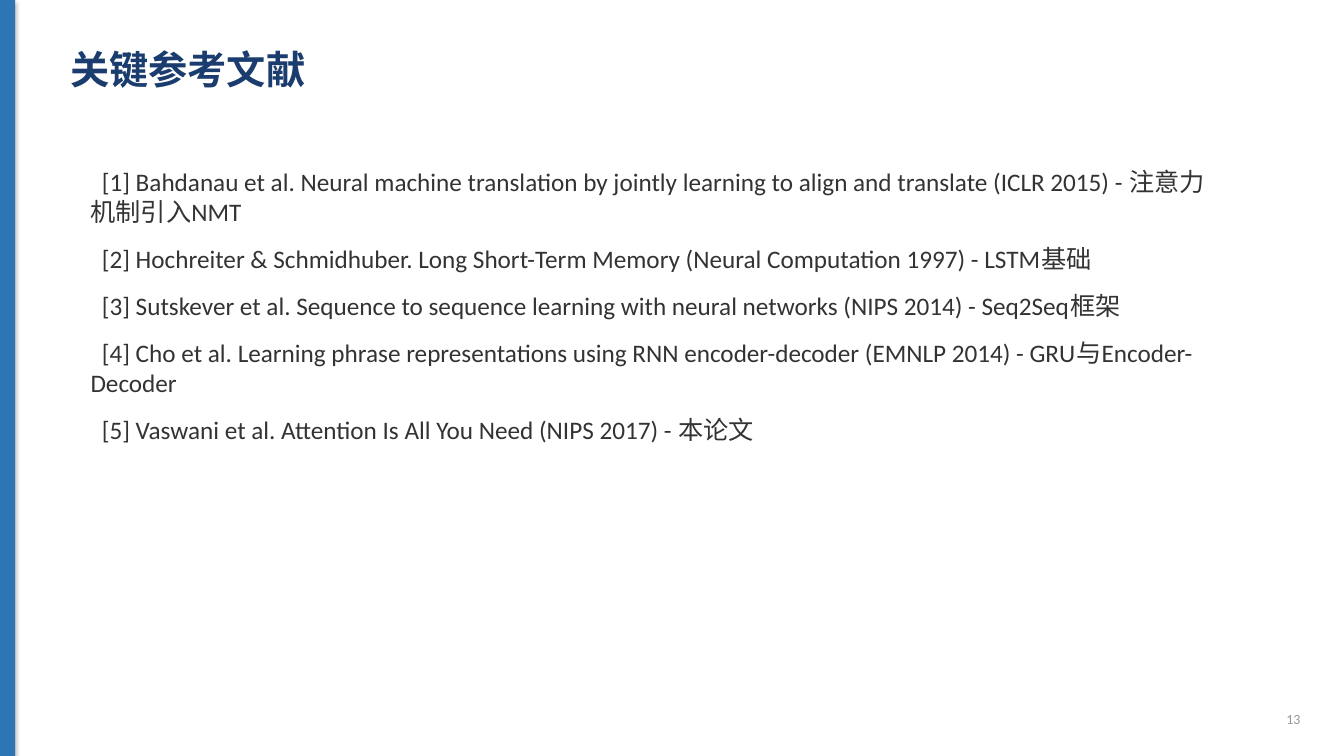
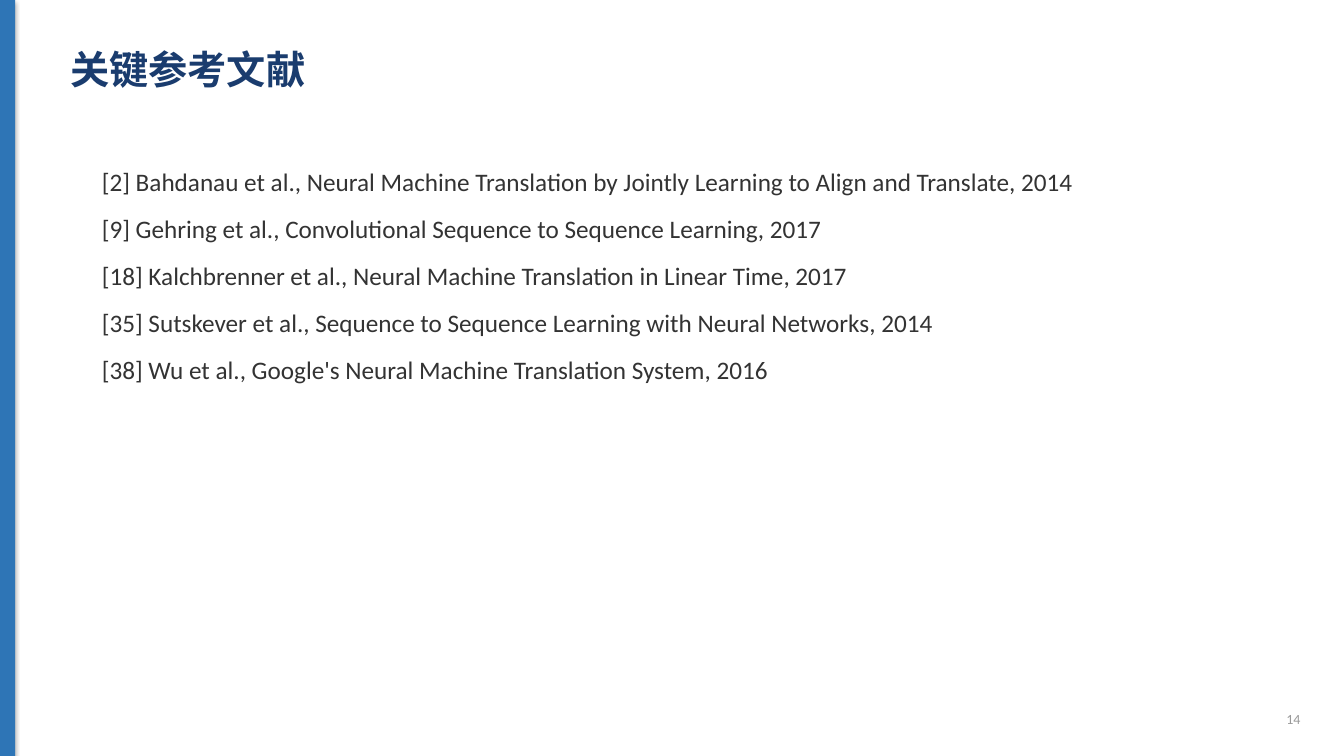
Before and after one commit to bcefghj/scholarflow, a slide deck: slide 14 of examples/attention_is_all_you_need/slides.pptx (slide 13 before the commit). Drawn at 1344x756 pixels with LibreOffice and Linux fonts; fonts in the diff are those of the drawing. Boxes give left, top, right and bottom in pixels: in the first picture for what was removed or moved away, otherwise in the second. Text is boxed around its words. In the diff, an @@ line names an element or a change of style, - is before the commit and + after.

```diff
--- a/examples/attention_is_all_you_need/slides.pptx
+++ b/examples/attention_is_all_you_need/slides.pptx
@@ text at (x1=102, y1=172, x2=1072, y2=384): text changed @@
-[1] Bahdanau et al. Neural machine translation by jointly learning to align and translate (ICLR 2015) - 注意力机制引入NMT
-[2] Hochreiter & Schmidhuber. Long Short-Term Memory (Neural Computation 1997) - LSTM基础
-[3] Sutskever et al. Sequence to sequence learning with neural networks (NIPS 2014) - Seq2Seq框架
-[4] Cho et al. Learning phrase representations using RNN encoder-decoder (EMNLP 2014) - GRU与Encoder-Decoder
-[5] Vaswani et al. Attention Is All You Need (NIPS 2017) - 本论文
+[2] Bahdanau et al., Neural Machine Translation by Jointly Learning to Align and Translate, 2014
+[9] Gehring et al., Convolutional Sequence to Sequence Learning, 2017
+[18] Kalchbrenner et al., Neural Machine Translation in Linear Time, 2017
+[35] Sutskever et al., Sequence to Sequence Learning with Neural Networks, 2014
+[38] Wu et al., Google's Neural Machine Translation System, 2016
@@ text at (x1=1286, y1=715, x2=1300, y2=724): text changed @@
-13
+14
```
Also in this commit, not shown: 7 other slides changed, 5 slides added, 4 slides removed, 39 other files.
